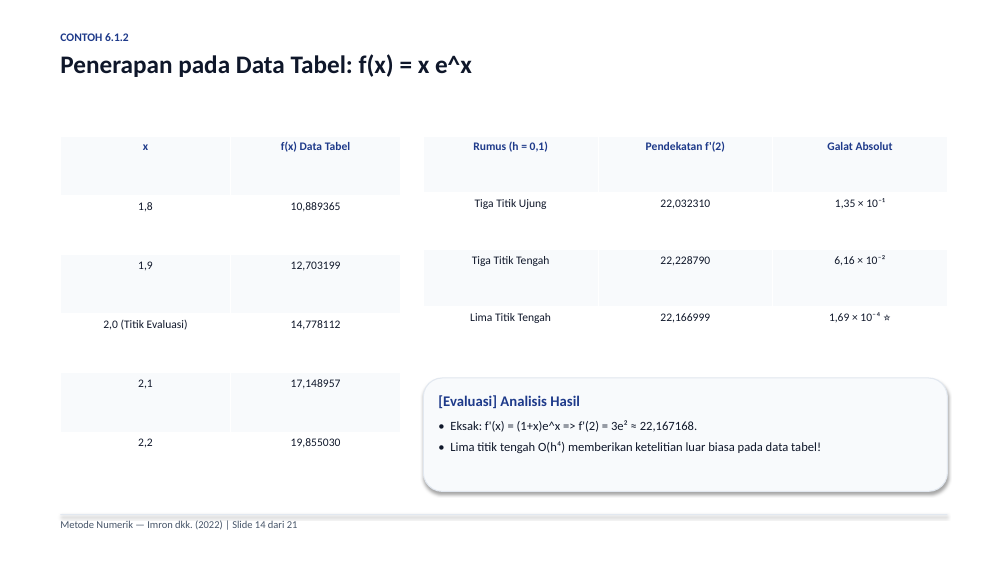
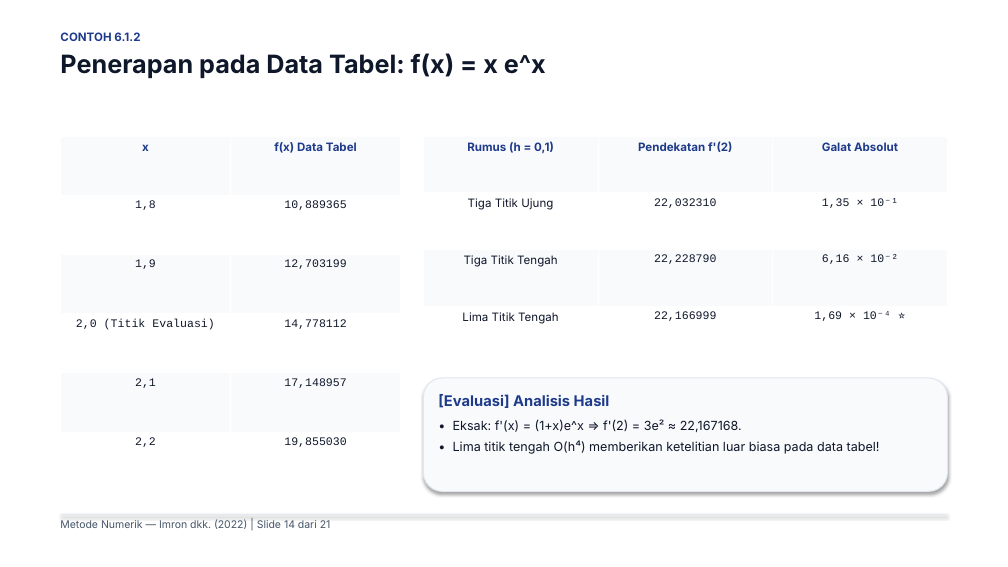
Before and after one commit to Moreyartea/Diferensiasi-Numerik, a slide deck: slide 14 of Diferensiasi_Numerik.pptx. Drawn at 1008x567 pixels with LibreOffice and Linux fonts; fonts in the diff are those of the drawing. Boxes give left, top, right and bottom in pixels: in the first picture for what was removed or moved away, otherwise in the second. Text is boxed around its words. In the diff, an @@ line names an element or a change of style, - is before the commit and + after.

Commit message:
feat: add local font assets and update print stylesheet for 16:9 presentation export

```diff
--- a/Diferensiasi_Numerik.pptx
+++ b/Diferensiasi_Numerik.pptx
@@ table at bbox=[60, 136, 401, 492] @@
@@ font Calibri to Inter in "x", "f(x) Data Tabel" @@
@@ font Calibri to Courier New in "1,8", "10,889365", "1,9", "12,703199" and 6 more places @@
@@ table at bbox=[423, 136, 948, 363] @@
@@ font Calibri to Inter in "Rumus (h = 0,1)", "Pendekatan f'(2)", "Galat Absolut", "Tiga Titik Ujung" and 2 more places @@
@@ font Calibri to Courier New in "22,032310", "1,35 × 10⁻¹", "22,228790", "6,16 × 10⁻²" and 2 more places @@
@@ font Calibri to Inter in 3 elements at bbox=[60, 32, 546, 78], bbox=[60, 519, 331, 529], bbox=[438, 394, 880, 454] @@
```
Also in this commit, not shown: 20 other slides changed, 13 other files.
